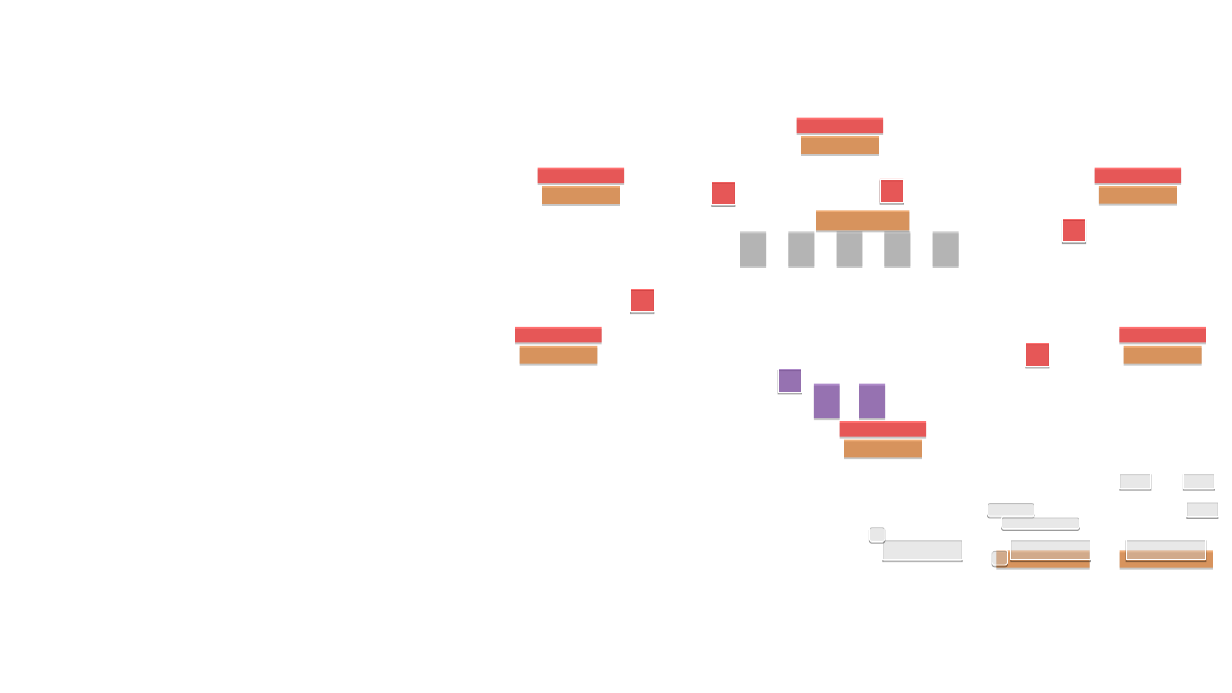
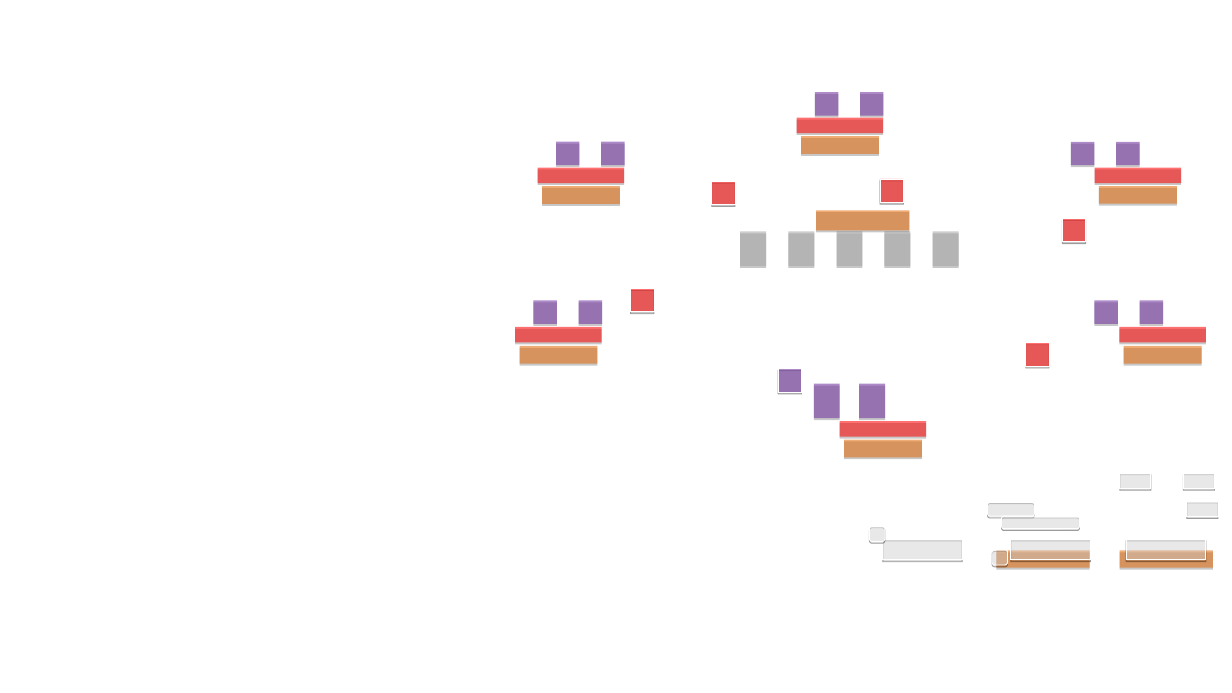
Before and after one commit to terry1013/Alesia, a slide deck: slide 1 of plugins/hero/resources/ps-main table.ppt. Drawn at 1232x693 pixels with LibreOffice and Linux fonts; fonts in the diff are those of the drawing; background and template pictures are left out. Boxes give left, top, right and bottom in pixels: in the first picture for what was removed or moved away, otherwise in the second. Text is boxed around its words. In the diff, an @@ line names an element or a change of style, - is before the commit and + after.

```diff
--- a/plugins/hero/resources/ps-main table.ppt
+++ b/plugins/hero/resources/ps-main table.ppt
@@ rectangle added at box(815, 92, 838, 115), fill #7030A0 at 56% opacity @@
@@ rectangle added at box(860, 92, 883, 115), fill #7030A0 at 56% opacity @@
@@ rectangle added at box(556, 142, 579, 165), fill #7030A0 at 56% opacity @@
@@ rectangle added at box(601, 142, 624, 165), fill #7030A0 at 56% opacity @@
@@ rectangle added at box(1071, 142, 1094, 165), fill #7030A0 at 56% opacity @@
@@ rectangle added at box(1116, 142, 1139, 165), fill #7030A0 at 56% opacity @@
@@ rectangle added at box(533, 300, 557, 324), fill #7030A0 at 56% opacity @@
@@ rectangle added at box(578, 300, 602, 324), fill #7030A0 at 56% opacity @@
@@ rectangle added at box(1094, 300, 1118, 324), fill #7030A0 at 56% opacity @@
@@ rectangle added at box(1139, 300, 1163, 324), fill #7030A0 at 56% opacity @@
```
Also in this commit, not shown: 26 other files.
